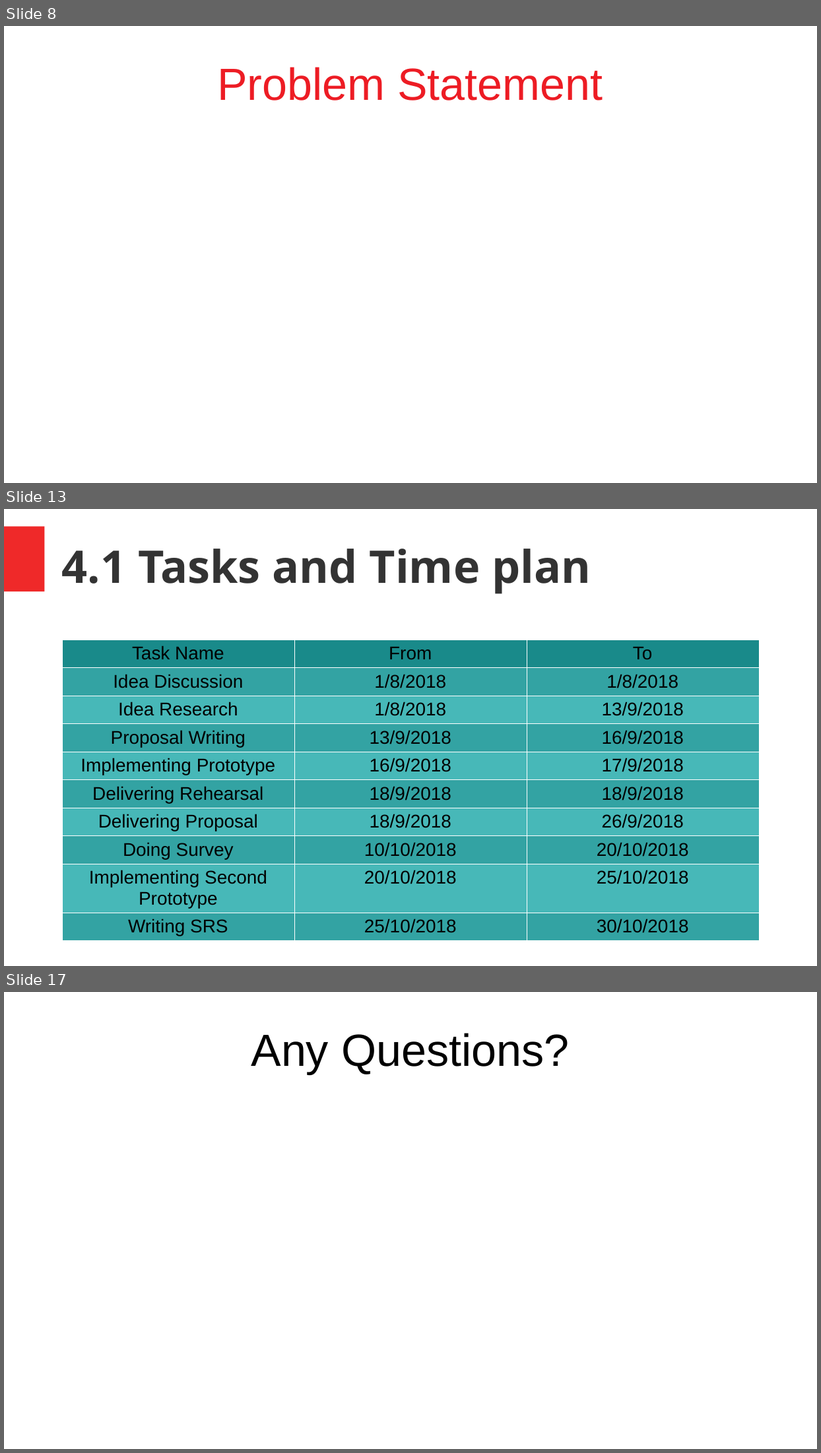
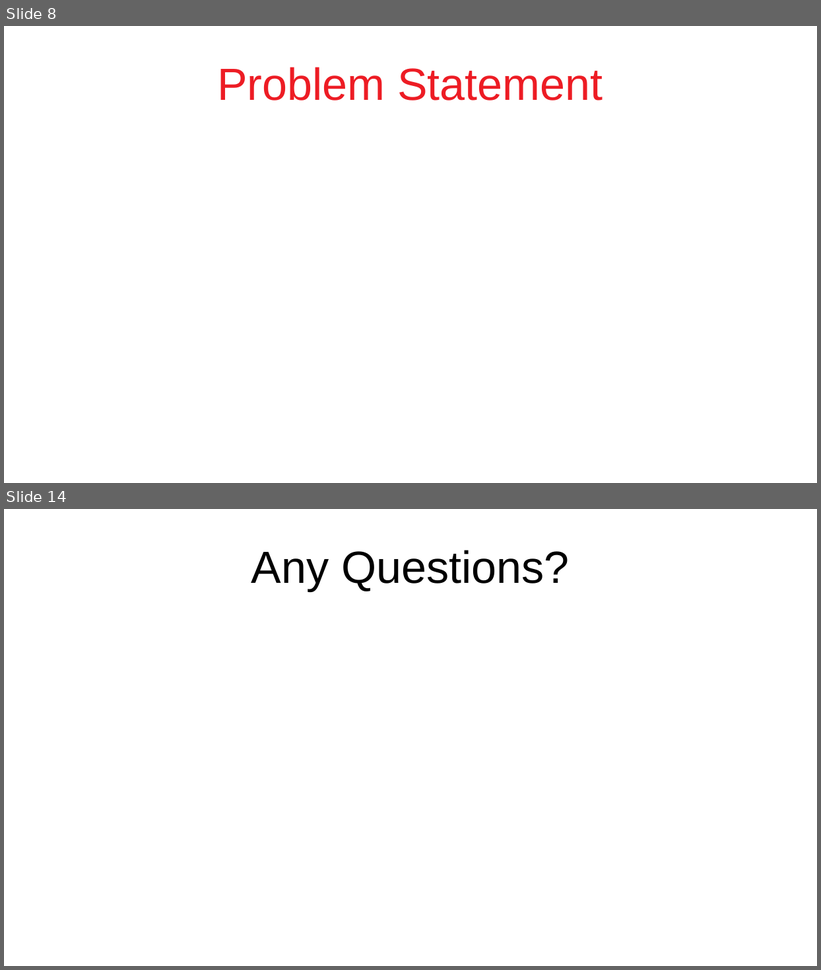
Before and after one commit to DevJohnIbrahim/SSM-GP, a slide deck: Graduation Proposal/Cyberbullypresentation.pptx. Shown one above the other, each under a label of ours: slides 8, 13 and 17 before the commit, slides 8 and 14 after it; the slides between them are not shown. The pictures are 821x1453 and 821x970 pixels, drawn with LibreOffice and Linux fonts; fonts in the diff are those of the drawing. Boxes give left, top, right and bottom in pixels: in the first picture for what was removed or moved away, otherwise in the second. Text is boxed around its words. In the diff, an @@ line names an element or a change of style, - is before the commit and + after.

```diff
--- a/Graduation Proposal/Cyberbullypresentation.pptx
+++ b/Graduation Proposal/Cyberbullypresentation.pptx
@@ slide 13 removed at <box>4,509,817,966</box>, background #FFFFFF @@
@@ rectangle removed at <box>4,527,44,592</box> @@
@@ text removed at <box>62,549,591,594</box> @@
-4.1 Tasks and Time plan
@@ table removed at <box>62,640,760,941</box>, 10 rows, 3 columns @@
-Task Name | From | To
-Idea Discussion | 1/8/2018 | 1/8/2018
-Idea Research | 1/8/2018 | 13/9/2018
-Proposal Writing | 13/9/2018 | 16/9/2018
-Implementing Prototype | 16/9/2018 | 17/9/2018
-Delivering Rehearsal | 18/9/2018 | 18/9/2018
-Delivering Proposal | 18/9/2018 | 26/9/2018
-Doing Survey | 10/10/2018 | 20/10/2018
-Implementing Second Prototype | 20/10/2018 | 25/10/2018
-Writing SRS | 25/10/2018 | 30/10/2018
@@ what was slide 17 is now slide 14 @@
```
Also in this commit, not shown: 6 slides added, 8 other slides removed, 1 other file.
